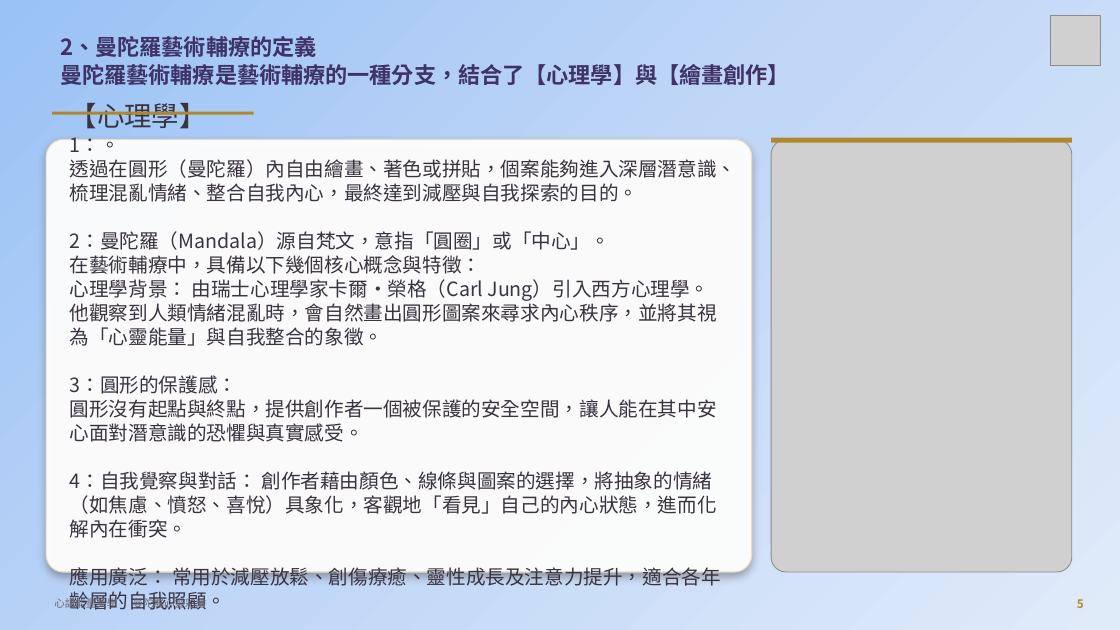
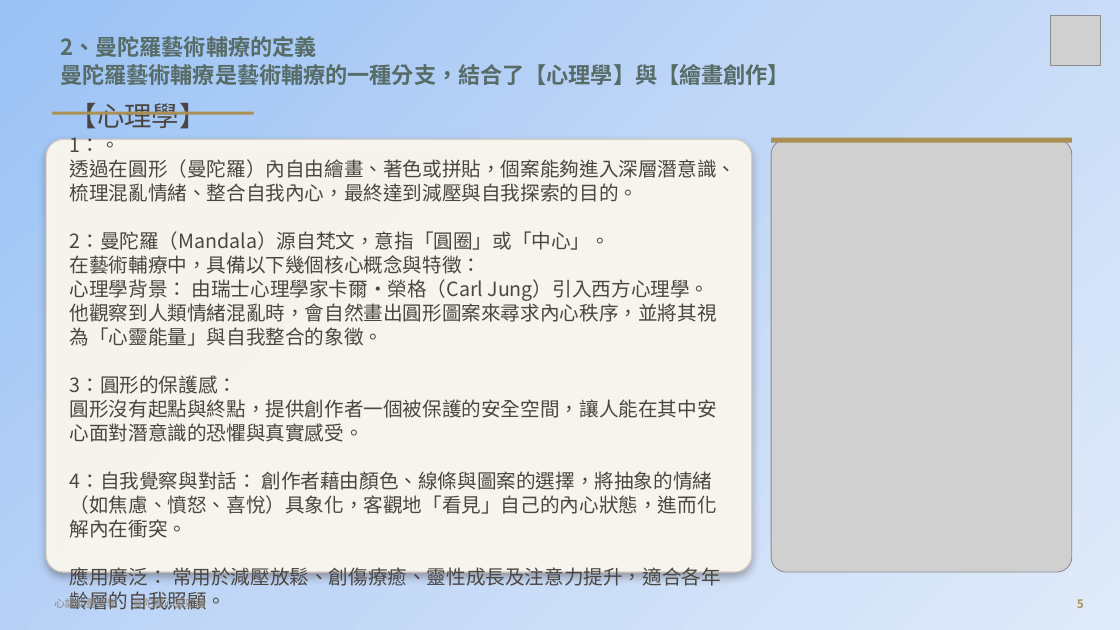
Before and after one commit to serina168/mandala-beginner, a slide deck: slide 5 of 繽紛五感體驗曼陀羅書籤畫_課程大綱.pptx. Drawn at 1120x630 pixels with LibreOffice and Linux fonts; fonts in the diff are those of the drawing; grey boxes stand for pictures; background and template pictures are left out. Boxes give left, top, right and bottom in pixels: in the first picture for what was removed or moved away, otherwise in the second. Text is boxed around its words. In the diff, an @@ line names an element or a change of style, - is before the commit and + after.

```diff
--- a/繽紛五感體驗曼陀羅書籤畫_課程大綱.pptx
+++ b/繽紛五感體驗曼陀羅書籤畫_課程大綱.pptx
@@ text "2、曼陀羅藝術輔療的定義" at (60,36,790,85): text colour #3E3266 to #576B67 @@
@@ rectangle at (52,112,254,115): fill #B0882C to #AB9055 @@
@@ title "【心理學】 1：。 透過在圓形（曼陀羅）內自由繪畫、著色或拼貼，個案能夠進入深層潛意識、梳理混亂情緒、整合自我內心，最終 ..." at (70,103,737,610): text colour #3A3340 to #4B4641 @@
@@ rounded rectangle at (46,139,752,572): fill #FFFFFF at 96% opacity to #FBF8F1 at 96% opacity; outline #E6DCC8 1 pt to #D9D0C2 1 pt @@
@@ rectangle at (771,138,1072,143): fill #B0882C to #AB9055 @@
@@ text "心語能量美學 ‧ 曼陀羅心靈彩繪" at (54,596,207,610): text colour #6A6472 to #8A8178 @@
@@ text "5" at (1077,599,1084,608): text colour #B0882C to #AB9055 @@
```
Also in this commit, not shown: 34 other slides changed, 10 other files.
